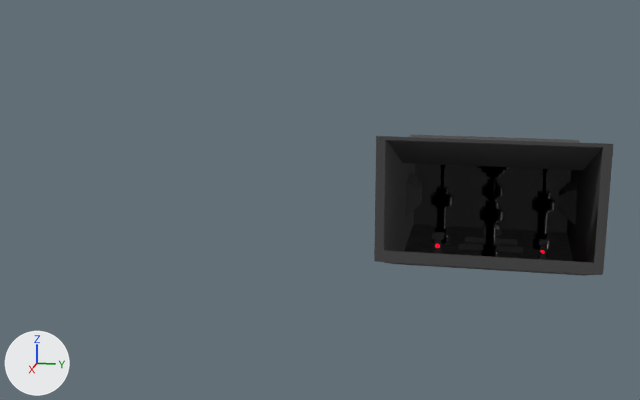
Before and after pictures for a commit that changed the FBX model Assets/Assets 2n Level/Sala Oscura.fbx.
Both versions are drawn from a camera (50 mm lens) standing at (299.6, 92.2, 84.4) and looking at (14.0, 35.1, 13.0). Every picture has the same lights, and +X, +Y and +Z are marked at lower left. Where no turn or scale is listed for an object, it has been applied to the vertices.
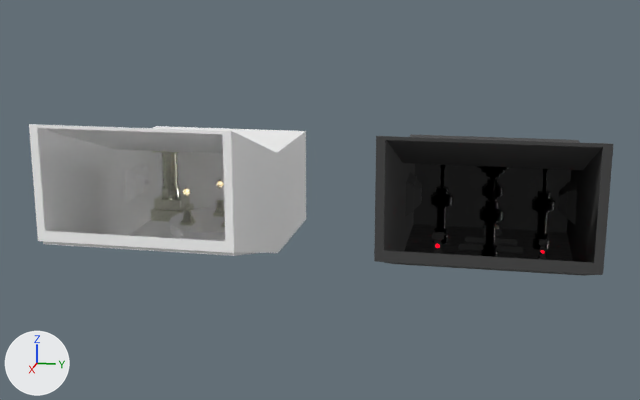
Edits to the bpy script that builds the scene:
```text
Add mat_columnas_sala_luz:
    mat_columnas_sala_luz = principled_material('Columnas Sala Luz')
    mat_columnas_sala_luz.base_color = (0.794, 0.801, 0.69)  # white #e6e7d8
    mat_columnas_sala_luz.metallic = 1.0
    mat_columnas_sala_luz.roughness = 0.25
Add mat_sala_de_la_luz:
    mat_sala_de_la_luz = principled_material('Sala de la Luz')
    mat_sala_de_la_luz.base_color = (1.0, 1.0, 1.0)  # white #ffffff
    mat_sala_de_la_luz.metallic = 1.0
    mat_sala_de_la_luz.roughness = 1.0
Add me_cylinder_006_1:
    me_cylinder_006_1.from_pydata(...)  # 832 vertices, 802 faces; spans x -3.8..3.8, y -3.8..3.8, z -3.5..22.1
    me_cylinder_006_1.materials.append(mat_columnas_sala_luz)  # white #e6e7d8
Add me_cube_002_1:
    me_cube_002_1.from_pydata(...)  # 388 vertices, 327 faces; spans x -23.4..75.8, y -43.1..18.9, z -7.0..44.7
    me_cube_002_1.materials.append(mat_sala_de_la_luz)  # white #ffffff
Add me_cube_005:
    me_cube_005.from_pydata(...)  # 405 vertices, 340 faces; spans x -2.29..2.29, y -2.29..2.29, z -0.8..5.22
    me_cube_005.materials.append(mat_columnas_sala_luz)  # white #e6e7d8
Add me_cube_032:
    me_cube_032.from_pydata(...)  # 1452 vertices, 1450 faces; spans x -6.73..6.73, y -6.73..6.73, z -6.97..0.21
    me_cube_032.materials.append(mat_columnas_sala_luz)  # white #e6e7d8
Add me_cube_006:
    me_cube_006.from_pydata(...)  # 80 vertices, 78 faces; spans x -2.29..2.29, y -2.29..2.29, z -0.8..5.22
    me_cube_006.materials.append(mat_columnas_sala_luz)  # white #e6e7d8
Add me_cube_003:
    me_cube_003.from_pydata(...)  # 34 vertices, 19 faces; spans x -27.7..24.7, y -30.2..30.2, z -9.8..8.4
Add me_cube_031:
    me_cube_031.from_pydata(...)  # 1452 vertices, 1450 faces; spans x -6.73..6.73, y -6.73..6.73, z -2.83..6.97
    me_cube_031.materials.append(mat_columnas_sala_luz)  # white #e6e7d8
Add ob_cylinder:
    ob_cylinder = bpy.data.objects.new('Cylinder', me_cylinder_006_1)
    ob_cylinder.location = (-27.2, -33.7, -0.8)
Add ob_cube_010:
    ob_cube_010 = bpy.data.objects.new('Cube.010', me_cube_002_1)
    ob_cube_010.location = (-14.2, 0.2, -1.1)
Add ob_cube_006:
    ob_cube_006 = bpy.data.objects.new('Cube.006', me_cube_005)
    ob_cube_006.location = (-4.9, -19.0, -2.9)
Add ob_cube_001:
    ob_cube_001 = bpy.data.objects.new('Cube.001', me_cube_032)
    ob_cube_001.location = (-27.2, -33.4, 26.9)
Add ob_cube_007:
    ob_cube_007 = bpy.data.objects.new('Cube.007', me_cube_006)
    ob_cube_007.location = (-19.7, -11.0, -2.9)
Add ob_cube_003:
    ob_cube_003 = bpy.data.objects.new('Cube.003', me_cube_003)
    ob_cube_003.location = (36.5, -11.3, 2.3)
Add ob_cube:
    ob_cube = bpy.data.objects.new('Cube', me_cube_031)
    ob_cube.location = (-27.2, -33.4, -5.8)
```

Pixel boxes (x1, y1, x2, y2) of what changed, in the pictures (640 x 400 px):
'Cube.010', added: after (29, 124, 306, 253)
'Cube', added: after (151, 194, 194, 222)
'Cylinder', added: after (161, 153, 181, 199)
'Cube.003', added: after (43, 241, 254, 256)
'Cube.006', added: after (180, 208, 196, 226)
'Cube.007', added: after (213, 200, 225, 217)
'Cube.001', added: after (152, 151, 179, 153)
